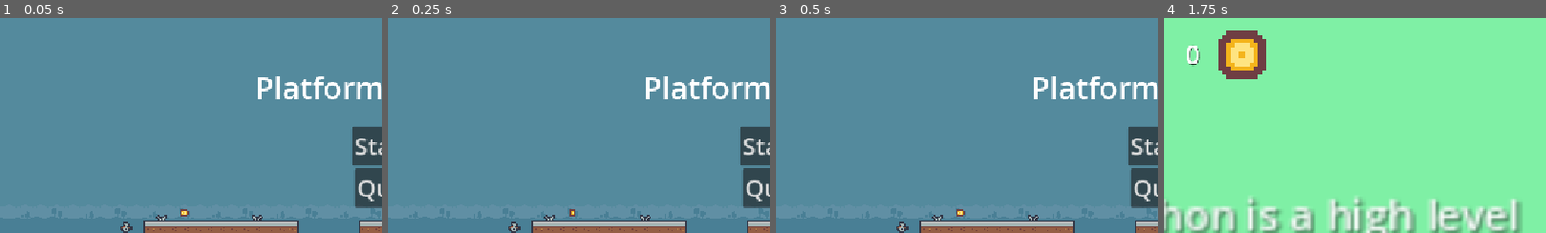
Above: before the commit, frames 1-4 (left to right).
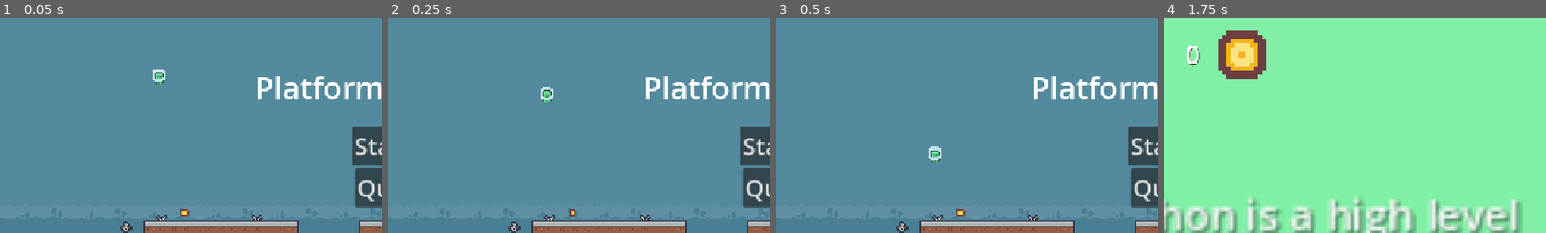
Above: after the commit, the same moments.

Repository: MAL-11DGT-2025/92005-sprint-1-Dekoder-py-school
Game: Godot game, scene res://scenes/start_menu.tscn
The game is run twice, just before and just after one commit, with the same random seed, the same clock (stepped at 60 frames per second) and the same inputs. Sound files missing from this copy of the repository are replaced by a short silence.
Inputs:
- Up to frame 1 (0.05 s): no input
- Up to frame 2 (0.25 s): no input
- Up to frame 3 (0.5 s): no input
- Up to frame 4 (1.75 s): click "Start" at 0.5 s; hold D (right) from 1.28 s (still down); tap W (jump) at 1.35, 1.52 s
The pictures show only the part of the screen within x 0-50%, y 0-50%; the shares and areas given below are measured in that part.

The runs differ from the first frame. In frame 1, 0.2% of the frame differs, in the area x 40-44%, y 24-32%; in frame 2, 0.2%; in frame 3, 0.2%, in the area x 40-44%, y 59-68%; in frame 4, nothing differs.

Commit message:
make start menu mini level playable

Diff:
--- a/scenes/start_menu.tscn
+++ b/scenes/start_menu.tscn
@@ -7,6 +7,10 @@
 [ext_resource type="Texture2D" uid="uid://debv0l50q3w42" path="res://assets/tilemap-backgrounds.png" id="4_h61rw"]
 [ext_resource type="PackedScene" uid="uid://ctlqgcouybjuw" path="res://scenes/platform.tscn" id="6_4v6gu"]
 [ext_resource type="PackedScene" uid="uid://doq58swoolqcp" path="res://scenes/coin.tscn" id="7_nxjfj"]
+[ext_resource type="Script" uid="uid://sya5slp07mhr" path="res://scripts/player.gd" id="8_e58y3"]
+[ext_resource type="Texture2D" uid="uid://b2b811jorlu46" path="res://assets/tilemap-characters.png" id="9_apowk"]
+[ext_resource type="AudioStream" uid="uid://brh3hj6vr6s0g" path="res://assets/jump.wav" id="10_vnuwp"]
+[ext_resource type="PackedScene" uid="uid://cf14ufgngavb4" path="res://scenes/killzone.tscn" id="11_apowk"]
 
 [sub_resource type="TileSetAtlasSource" id="TileSetAtlasSource_4v6gu"]
 texture = ExtResource("4_fcv5n")
@@ -270,6 +274,21 @@
 tile_size = Vector2i(24, 24)
 sources/0 = SubResource("TileSetAtlasSource_u4qax")
 
+[sub_resource type="Animation" id="Animation_u4qax"]
+length = 0.001
+tracks/0/type = "value"
+tracks/0/imported = false
+tracks/0/enabled = true
+tracks/0/path = NodePath(".:position")
+tracks/0/interp = 1
+tracks/0/loop_wrap = true
+tracks/0/keys = {
+"times": PackedFloat32Array(0),
+"transitions": PackedFloat32Array(1),
+"update": 0,
+"values": [Vector2(690, 273)]
+}
+
 [sub_resource type="Animation" id="Animation_nxjfj"]
 resource_name = "move"
 length = 1.5
@@ -287,26 +306,17 @@
 "values": [Vector2(690, 273), Vector2(1005, 187)]
 }
 
-[sub_resource type="Animation" id="Animation_u4qax"]
-length = 0.001
-tracks/0/type = "value"
-tracks/0/imported = false
-tracks/0/enabled = true
-tracks/0/path = NodePath(".:position")
-tracks/0/interp = 1
-tracks/0/loop_wrap = true
-tracks/0/keys = {
-"times": PackedFloat32Array(0),
-"transitions": PackedFloat32Array(1),
-"update": 0,
-"values": [Vector2(690, 273)]
-}
-
 [sub_resource type="AnimationLibrary" id="AnimationLibrary_5byqq"]
 _data = {
 &"RESET": SubResource("Animation_u4qax"),
 &"move": SubResource("Animation_nxjfj")
 }
+
+[sub_resource type="RectangleShape2D" id="RectangleShape2D_rkbax"]
+size = Vector2(14, 18)
+
+[sub_resource type="WorldBoundaryShape2D" id="WorldBoundaryShape2D_vnuwp"]
+distance = -657.0
 
 [node name="StartMenu" type="Node2D"]
 script = ExtResource("1_m7x51")
@@ -341,36 +351,59 @@
 text = "Quit"
 script = ExtResource("3_m7x51")
 
-[node name="Aesthetics" type="Node" parent="."]
-
-[node name="Midground" type="TileMapLayer" parent="Aesthetics"]
+[node name="MiniLevel" type="Node" parent="."]
+
+[node name="Midground" type="TileMapLayer" parent="MiniLevel"]
 modulate = Color(0.735099, 0.735099, 0.735099, 1)
 z_index = -1
 position = Vector2(0, -200)
 tile_map_data = PackedByteArray("AAA5ABUAAQABAAQAAAA6ABUAAQACAAQAAAA7ABUAAQACAAQAAAA8ABUAAQADAAQAAAAIAB4AAQAAAAUAAAAIAB …(5568 unchanged characters)…
 tile_set = SubResource("TileSet_nxjfj")
 
-[node name="Background" type="TileMapLayer" parent="Aesthetics/Midground"]
+[node name="Background" type="TileMapLayer" parent="MiniLevel/Midground"]
 modulate = Color(0.511399, 0.76151, 0.872481, 1)
 show_behind_parent = true
 z_index = -2
 tile_map_data = PackedByteArray("AAAAABgAAAAAAAIAAAABABgAAAABAAIAAAACABgAAAABAAIAAAADABgAAAACAAIAAAAAABkAAAAAAAIAAAABAB …(40800 unchanged characters)…
 tile_set = SubResource("TileSet_5byqq")
 
-[node name="Platform" parent="Aesthetics" instance=ExtResource("6_4v6gu")]
+[node name="Platform" parent="MiniLevel" instance=ExtResource("6_4v6gu")]
 position = Vector2(690, 273)
 
-[node name="AnimationPlayer" type="AnimationPlayer" parent="Aesthetics/Platform"]
+[node name="AnimationPlayer" type="AnimationPlayer" parent="MiniLevel/Platform"]
 libraries = {
 &"": SubResource("AnimationLibrary_5byqq")
 }
 autoplay = "move"
 
-[node name="Coin" parent="Aesthetics" instance=ExtResource("7_nxjfj")]
+[node name="Coin" parent="MiniLevel" instance=ExtResource("7_nxjfj")]
 position = Vector2(277, 293)
 
-[node name="Coin2" parent="Aesthetics" instance=ExtResource("7_nxjfj")]
+[node name="Coin2" parent="MiniLevel" instance=ExtResource("7_nxjfj")]
 position = Vector2(1060, 161)
+
+[node name="Player" type="CharacterBody2D" parent="MiniLevel"]
+position = Vector2(239, 86)
+collision_layer = 2
+script = ExtResource("8_e58y3")
+
+[node name="Sprite2D" type="Sprite2D" parent="MiniLevel/Player"]
+texture = ExtResource("9_apowk")
+flip_h = true
+region_enabled = true
+region_rect = Rect2(0, 0, 24, 24)
+
+[node name="CollisionShape2D" type="CollisionShape2D" parent="MiniLevel/Player"]
+position = Vector2(0, 3)
+shape = SubResource("RectangleShape2D_rkbax")
+
+[node name="JumpSound" type="AudioStreamPlayer" parent="MiniLevel/Player"]
+stream = ExtResource("10_vnuwp")
+
+[node name="Killzone" parent="MiniLevel" instance=ExtResource("11_apowk")]
+
+[node name="CollisionShape2D" type="CollisionShape2D" parent="MiniLevel/Killzone"]
+shape = SubResource("WorldBoundaryShape2D_vnuwp")
 
 [connection signal="pressed" from="ButtonContainer/StartButton" to="ButtonContainer/StartButton" method="_on_pressed"]
 [connection signal="pressed" from="ButtonContainer/QuitButton" to="ButtonContainer/QuitButton" method="_on_pressed"]
Not shown: 1 places in scenes/start_menu.tscn that only renumber resources
